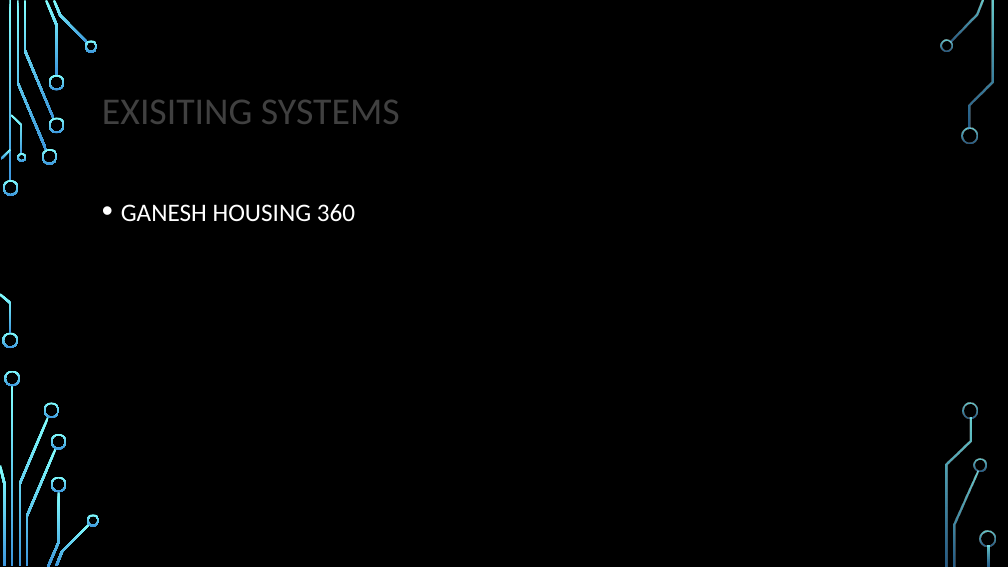
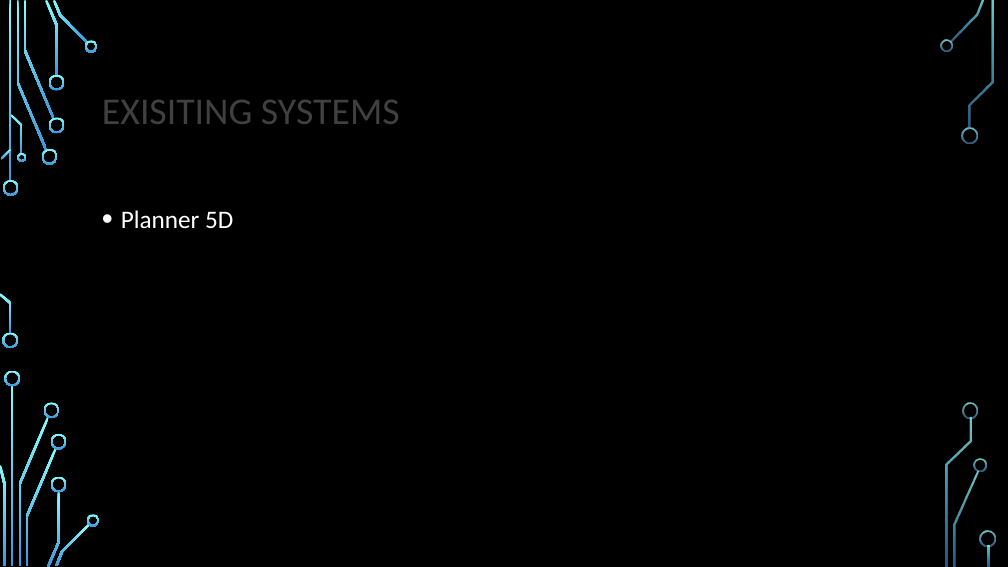
Before and after one commit to VIRTUALD3SIGN/VR, a slide deck: slide 6 of presentation_v02.pptx. Drawn at 1008x567 pixels with LibreOffice and Linux fonts; fonts in the diff are those of the drawing; background and template pictures are left out. Boxes give left, top, right and bottom in pixels: in the first picture for what was removed or moved away, otherwise in the second. Text is boxed around its words. In the diff, an @@ line names an element or a change of style, - is before the commit and + after.

```diff
--- a/presentation_v02.pptx
+++ b/presentation_v02.pptx
@@ text at (x1=121, y1=210, x2=233, y2=228): text changed @@
-• GANESH HOUSING 360
+• Planner 5D
```
Also in this commit, not shown: 8 other slides changed, 6 slides added, 10 other files.
